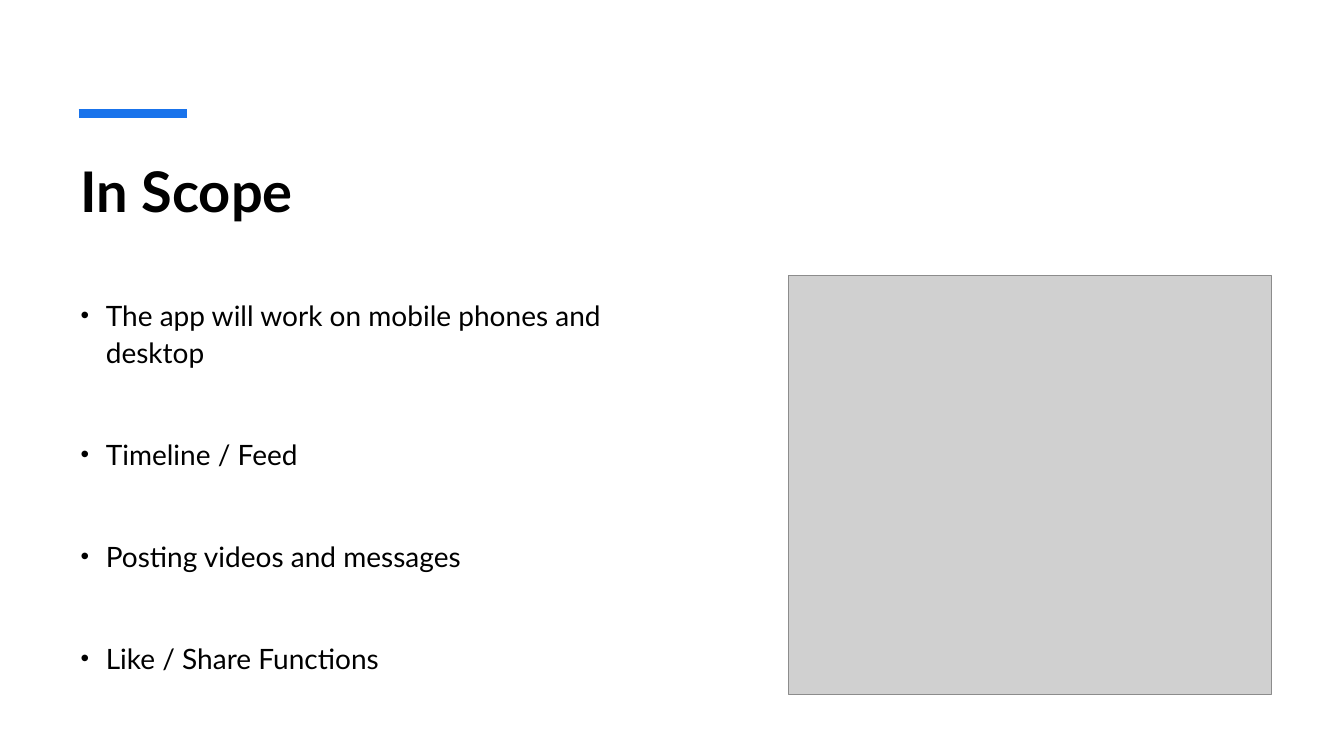
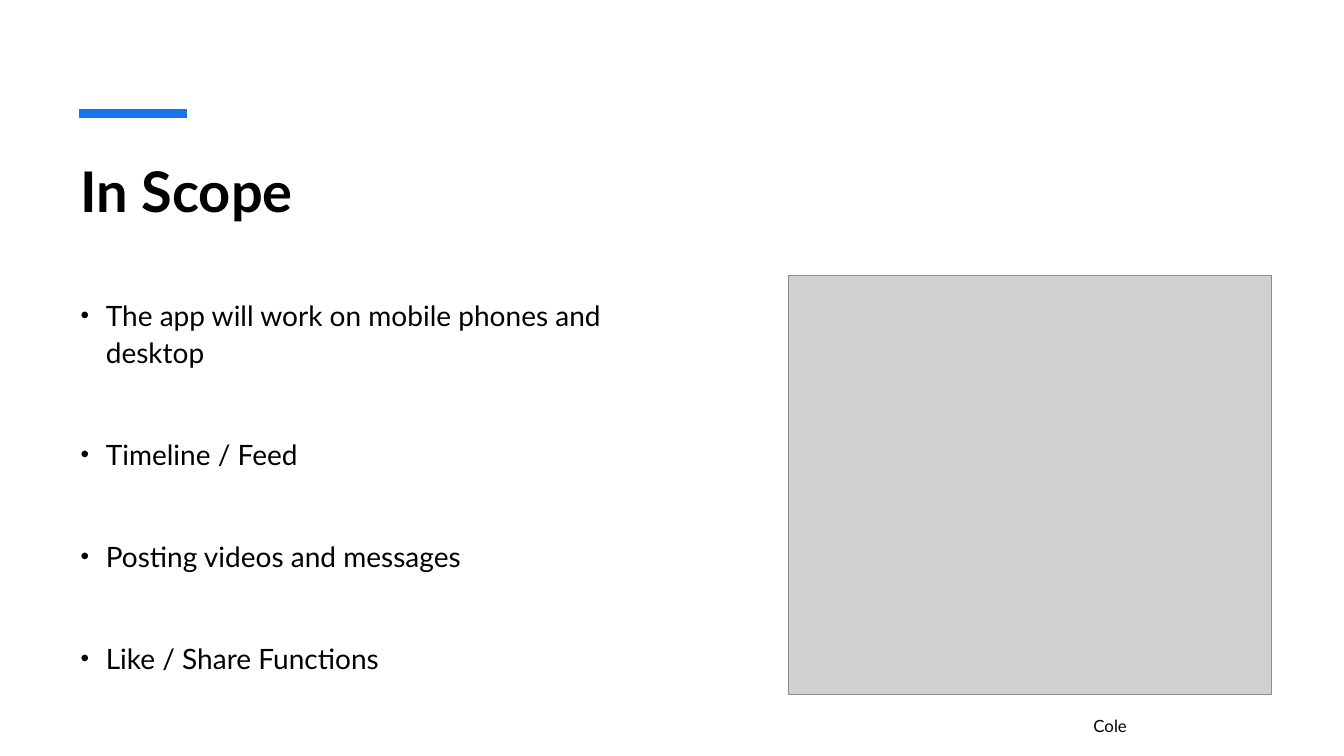
Before and after one commit to JeffCompasClassrooms/cs2450-youface-fall2025-cadence, a slide deck: slide 5 of Pitch Your Project-Cadence.pptx. Drawn at 1344x756 pixels with LibreOffice and Linux fonts; fonts in the diff are those of the drawing; grey boxes stand for pictures. Boxes give left, top, right and bottom in pixels: in the first picture for what was removed or moved away, otherwise in the second. Text is boxed around its words. In the diff, an @@ line names an element or a change of style, - is before the commit and + after.

```diff
--- a/Pitch Your Project-Cadence.pptx
+++ b/Pitch Your Project-Cadence.pptx
@@ text added at box(1093, 719, 1126, 732), 12 pt, text #000000 @@
+Cole
```
Also in this commit, not shown: 9 other slides changed.
